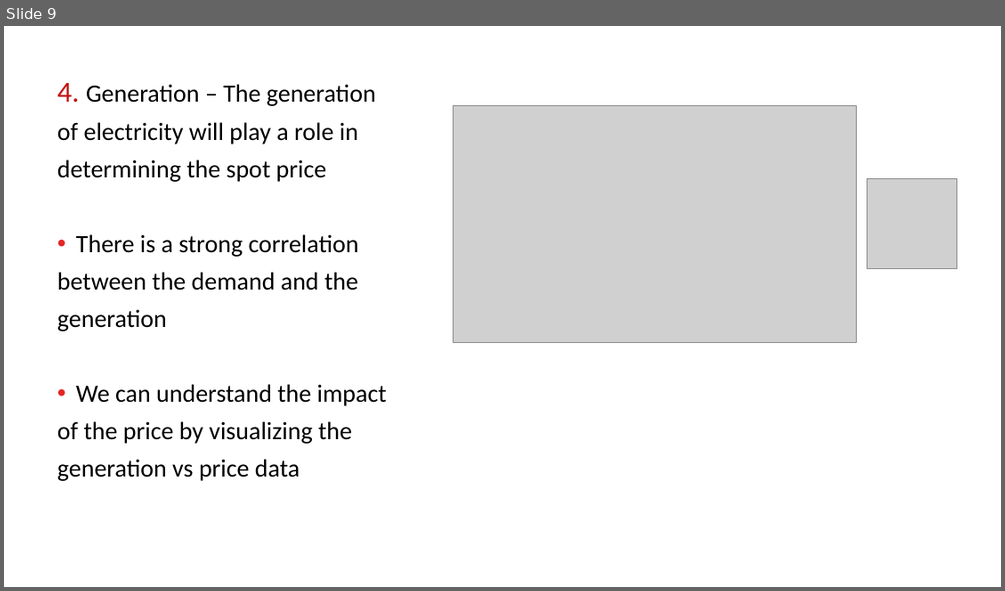
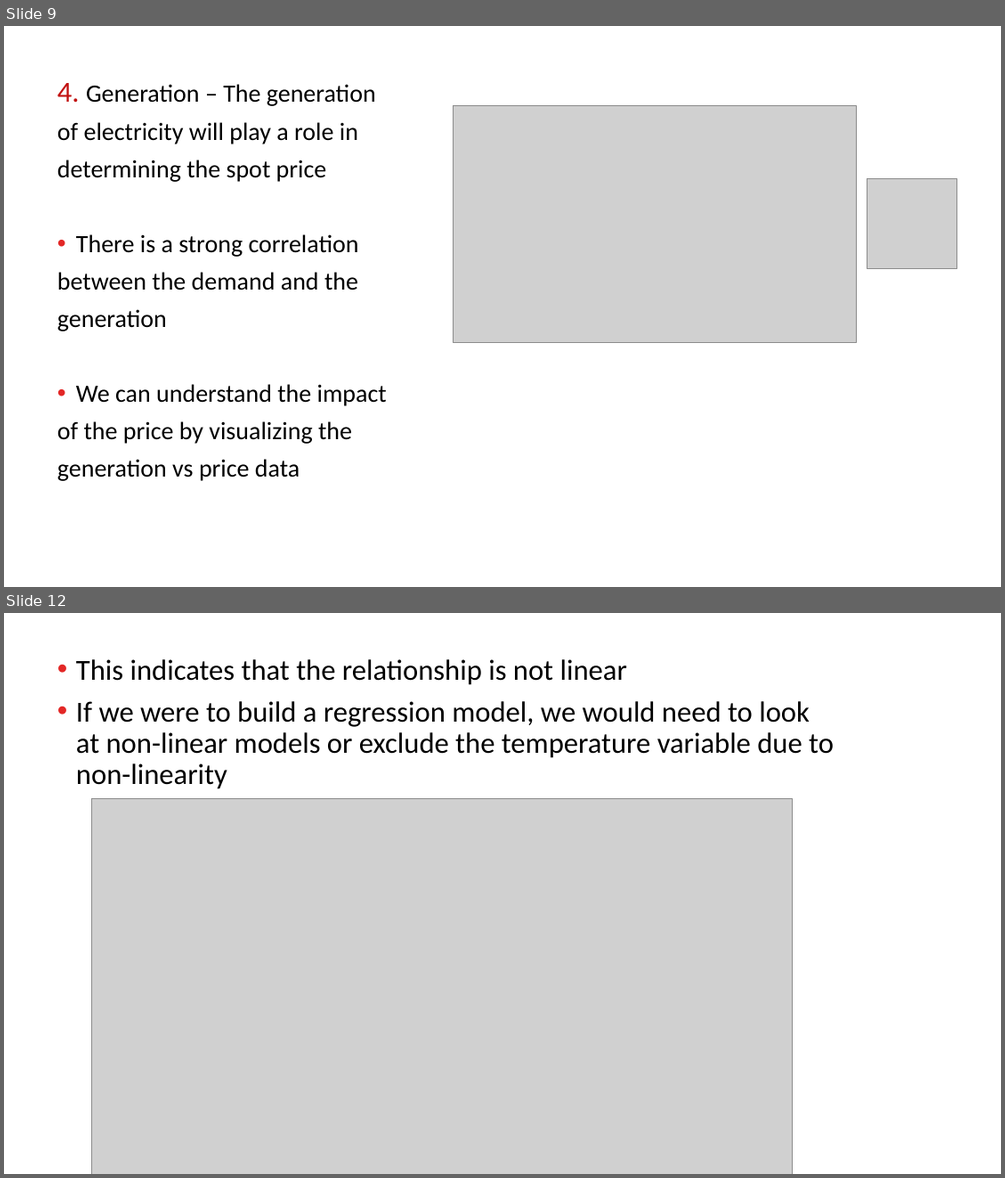
Before and after one commit to jricardobt1/UofC, a slide deck: DATA604/Project/Team Energy Video Presentation.pptx. Shown one above the other, each under a label of ours: slide 9 before the commit, slides 9 and 12 after it; the slides between them are not shown. The pictures are 1005x591 and 1005x1178 pixels, drawn with LibreOffice and Linux fonts; fonts in the diff are those of the drawing; grey boxes stand for pictures; background and template pictures are left out. Boxes give left, top, right and bottom in pixels: in the first picture for what was removed or moved away, otherwise in the second. Text is boxed around its words. In the diff, an @@ line names an element or a change of style, - is before the commit and + after.

Commit message:
Presentation update upto temperature data

```diff
--- a/DATA604/Project/Team Energy Video Presentation.pptx
+++ b/DATA604/Project/Team Energy Video Presentation.pptx
@@ slide 12 added at (4,613,1001,1174), background picture (left out) @@
@@ text added at (76,659,833,789), 28 pt, text #000000 @@
+• This indicates that the relationship is not linear
+• If we were to build a regression model, we would need to look at non-linear models or exclude the temperature variable due to non-linearity
@@ picture added at (91,798,793,1174) @@
@@ page number added at (752,1135,976,1165), 10 pt, text #FFFFFF @@
+12
```
Also in this commit, not shown: 2 other slides added.
